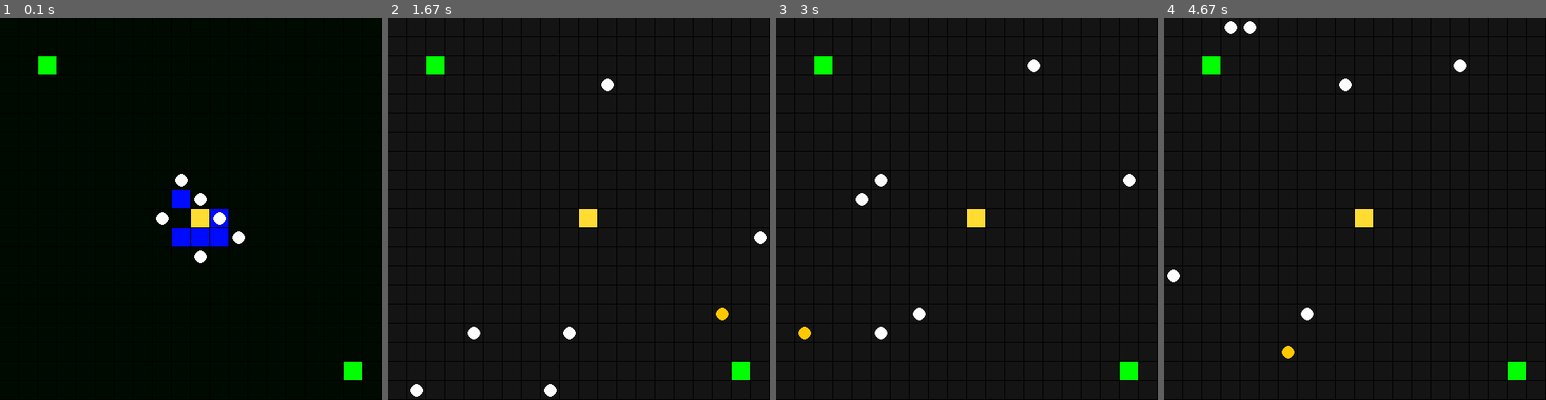
Above: before the commit, frames 1-4 (left to right).
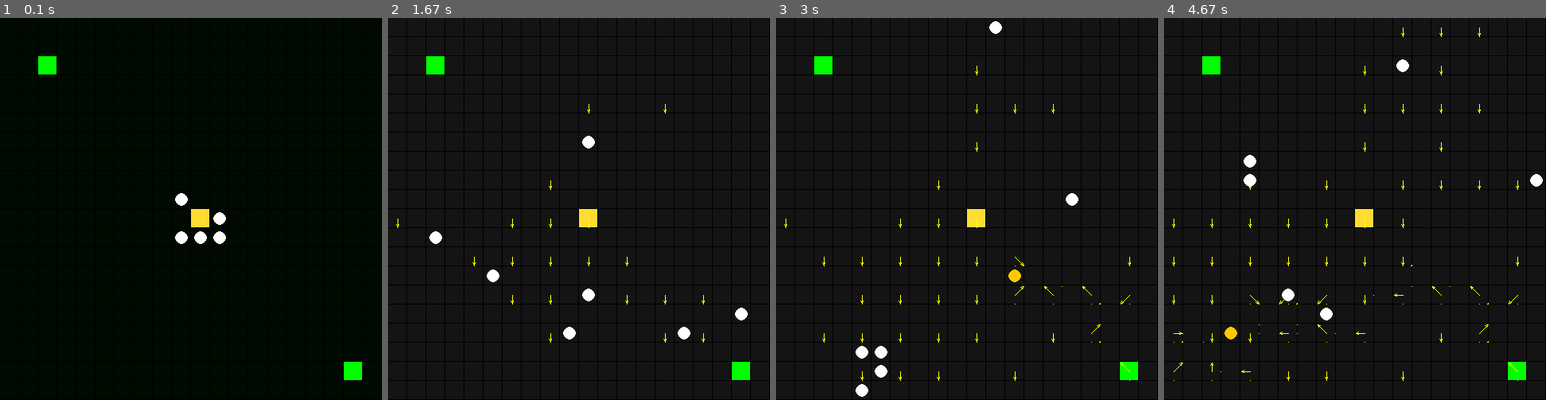
Above: after the commit, the same moments.

Repository: beratmutlu/ant-colony
Game: pygame game, started from main.py
Same seed, same stepped clock (60 frames per second), same inputs: the game is played once before the commit and once after it.
Inputs:
- Up to frame 1 (0.1 s): no input
- Up to frame 2 (1.67 s): tap G at 0.33 s; tap D at 0.67 s; tap Enter at 1.07 s
- Up to frame 3 (3 s): tap Space at 2.47, 2.93 s
- Up to frame 4 (4.67 s): tap Space at 3.43, 3.77, 4.27, 4.57 s

The runs differ from the first frame. In frame 1, 1.5% of the frame differs, in the area x 40-65%, y 40-65%; in frame 2, 1.1%; in frame 3, 1.4%; in frame 4, 1.6%, in the area x 0-100%, y 0-95%.

Commit message:
feat: add gradient direction arrow overlay toggle (G key)

Diff:
--- a/rendering/pygame_renderer.py
+++ b/rendering/pygame_renderer.py
@@ -1,9 +1,10 @@
 import pygame
 from colony.core.simulation import Simulation
 from colony.types.item_type import ItemType
+import math
 
 CELL = 24
-FPS = 15
+FPS = 10
 
 class PygameRenderer:
     def __init__(self, sim: Simulation):
@@ -15,6 +16,34 @@
         self.debug = False
         self.show_food_ph = True
         self.show_nest_ph = True
+        self.show_gradient = False
+
+    def _draw_arrow(self, screen, color, start, end, size=4):
+        pygame.draw.line(screen, color, start, end, 1)
+        angle = math.atan2(end[1] - start[1], end[0] - start[0])
+        for side in (+0.5, -0.5):
+            ax = end[0] - size * math.cos(angle - side)
+            ay = end[1] - size * math.sin(angle - side)
+            pygame.draw.line(screen, color, end, (int(ax), int(ay)), 1)
+
+    def _draw_gradient_arrow(self, screen, cell, x, y):
+        pheromones = cell.get_pheromones()
+
+        food_ph = pheromones.get(ItemType.PHEROMONE_FOOD, 0.0)
+        nest_ph = pheromones.get(ItemType.PHEROMONE_NEST, 0.0)
+        if food_ph + nest_ph < 5.0:
+            return
+
+        best_dir = max(
+            self.sim.manager.grid.get_neighbours(cell).items(),
+            key=lambda kv: kv[1].get_pheromones().get(ItemType.PHEROMONE_FOOD, 0.0) if kv[1] else 0
+        )
+
+        d, _ = best_dir
+        dx, dy = d.value
+        cx, cy = x*CELL + CELL//2, y*CELL + CELL//2
+        ex, ey = cx + dx*(CELL//2 - 1), cy + dy*(CELL//2 - 1)
+        self._draw_arrow(screen, (255, 255, 0), (cx, cy), (ex, ey))
 
     def run(self):
         pygame.init()
@@ -36,6 +65,8 @@
                         self.show_food_ph = not self.show_food_ph
                     if event.key == pygame.K_n:
                         self.show_nest_ph = not self.show_nest_ph
+                    if event.key == pygame.K_g:
+                        self.show_gradient = not self.show_gradient
 
             if not paused:
                 self.sim.step()
@@ -43,6 +74,12 @@
             for (x, y), cell in self.sim.manager.grid.cells.items():
                 color = self._cell_color(cell)
                 pygame.draw.rect(screen, color, (x*CELL, y*CELL, CELL-1, CELL-1))
+
+            if self.show_gradient:
+                for (x, y), cell in self.sim.manager.grid.cells.items():
+                    if x % 2 != 0 or y % 2 != 0:
+                        continue
+                    self._draw_gradient_arrow(screen, cell, x, y)
 
             for ant in self.sim.manager.ants:
                 x, y = ant.cell.pos
